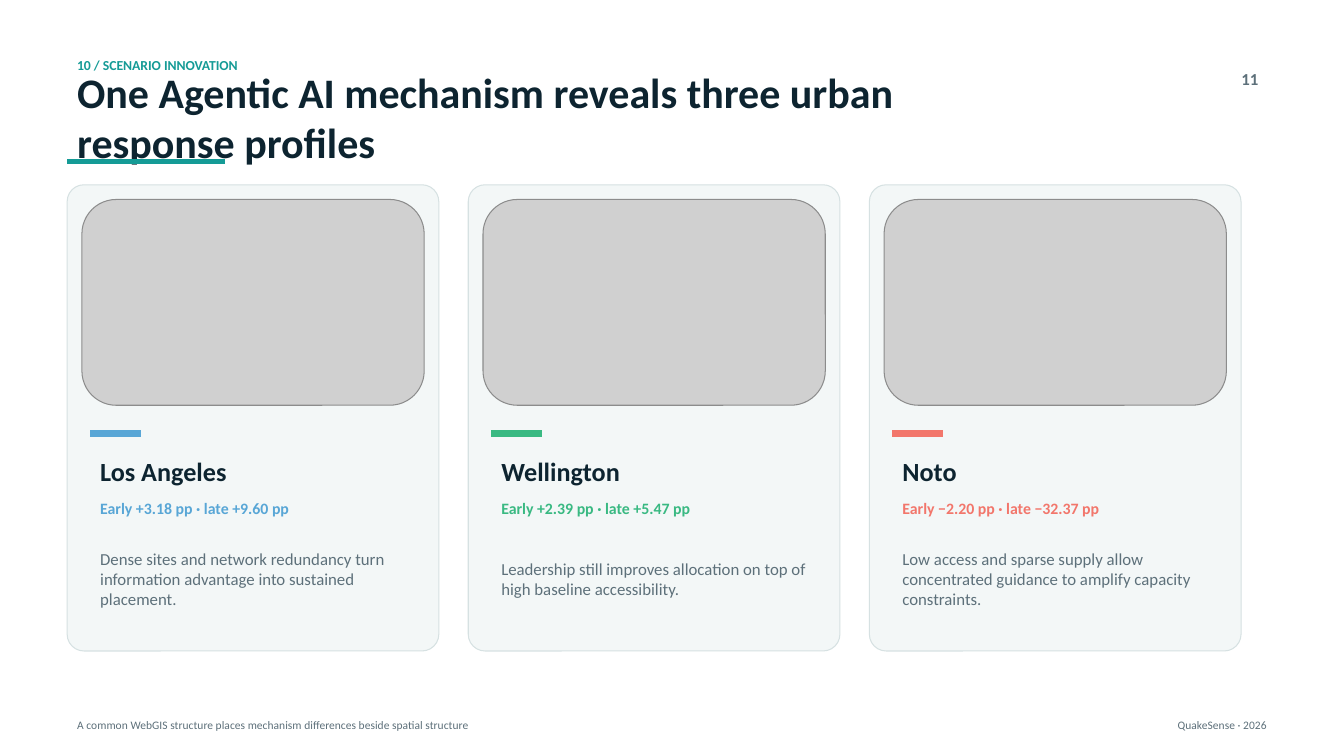
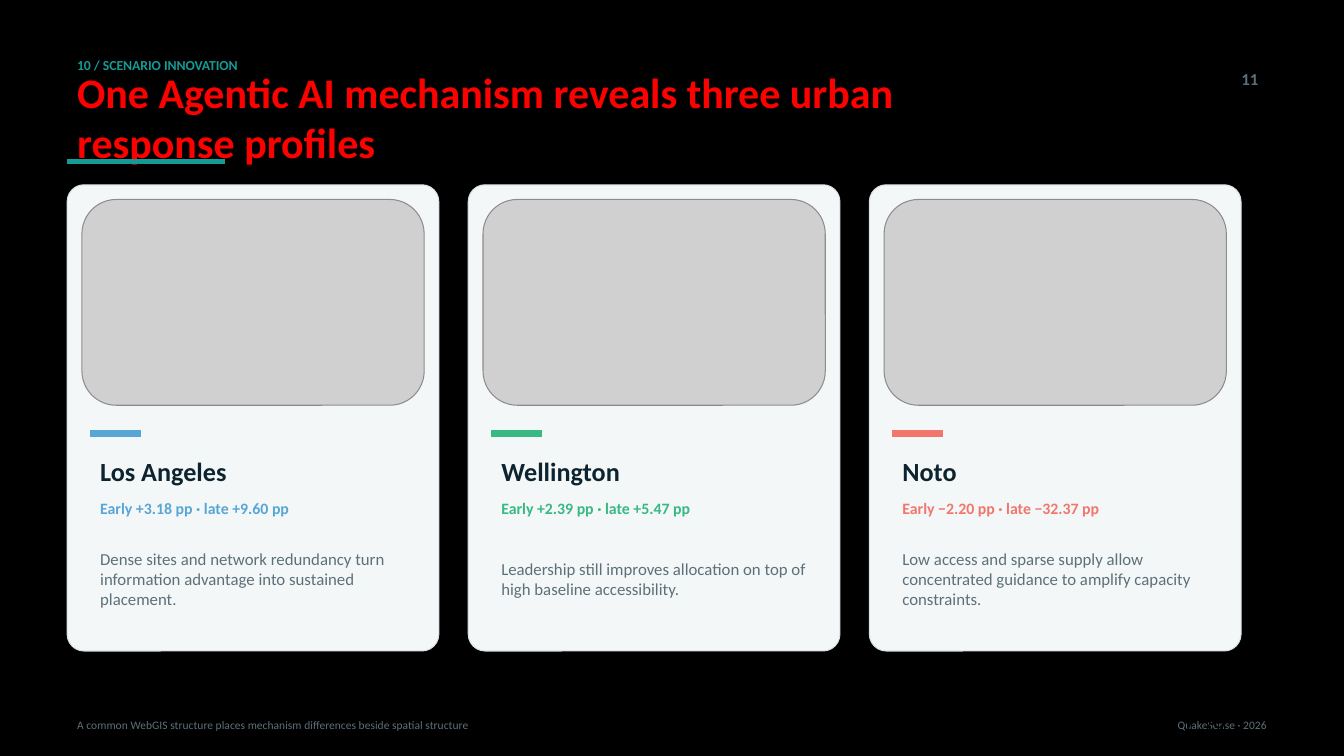
Before and after one commit to bcl200n/Radeon-hackathon-2026-07, a slide deck: slide 17 of submissions/track2-quakesense/docs/QuakeSense_AMD_Track2_Deck_EN.pptx (slide 8 before the commit). Drawn at 1344x756 pixels with LibreOffice and Linux fonts; fonts in the diff are those of the drawing; grey boxes stand for pictures. Boxes give left, top, right and bottom in pixels: in the first picture for what was removed or moved away, otherwise in the second. Text is boxed around its words. In the diff, an @@ line names an element or a change of style, - is before the commit and + after.

```diff
--- a/submissions/track2-quakesense/docs/QuakeSense_AMD_Track2_Deck_EN.pptx
+++ b/submissions/track2-quakesense/docs/QuakeSense_AMD_Track2_Deck_EN.pptx
@@ background #FFFFFF to #000000 @@
@@ text "One Agentic AI mechanism reveals ..." at bbox=[77, 78, 893, 165]: text colour #0D2430 to #FF0000 @@
@@ text added at bbox=[1153, 722, 1226, 729], 18 pt, text #000000 @@
+Slide 17 / 39
```
Also in this commit, not shown: 5 other slides changed, 33 slides added, 15 slides removed, 1 other file.
